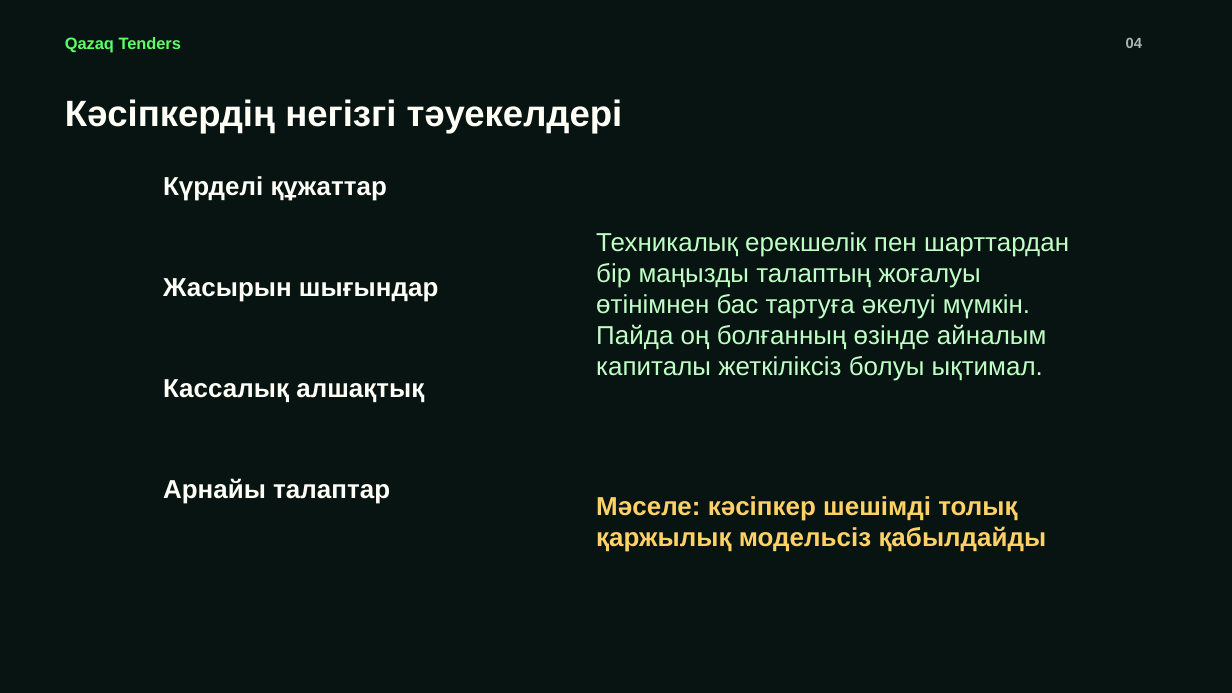
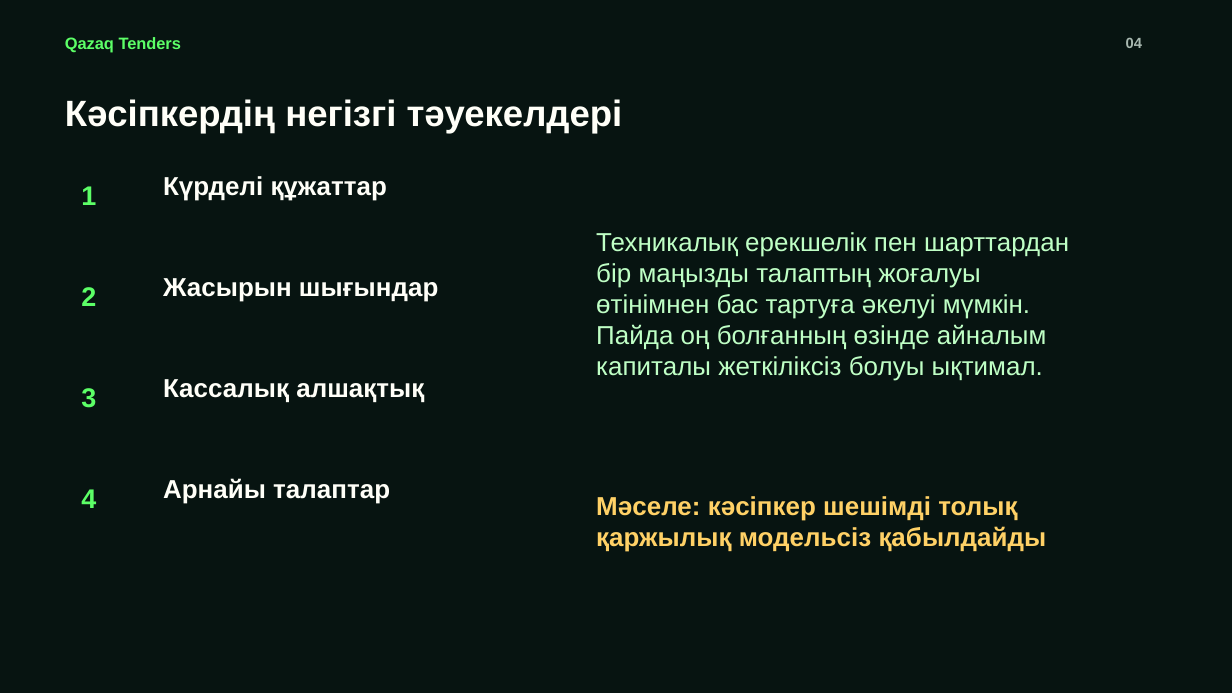
Before and after one commit to Asstryvenn/Qazaq-tenders, a slide deck: slide 4 of .codex-finalizer/qazaq-tenders-candidate.pptx. Drawn at 1232x693 pixels with LibreOffice and Linux fonts; fonts in the diff are those of the drawing. Boxes give left, top, right and bottom in pixels: in the first picture for what was removed or moved away, otherwise in the second. Text is boxed around its words. In the diff, an @@ line names an element or a change of style, - is before the commit and + after.

```diff
--- a/.codex-finalizer/qazaq-tenders-candidate.pptx
+++ b/.codex-finalizer/qazaq-tenders-candidate.pptx
@@ text added at box(81, 186, 96, 205), 21 pt, text #5CFF67, bold @@
+1
@@ text added at box(81, 287, 96, 306), 21 pt, text #5CFF67, bold @@
+2
@@ text added at box(81, 388, 96, 408), 21 pt, text #5CFF67, bold @@
+3
@@ text added at box(81, 489, 96, 508), 21 pt, text #5CFF67, bold @@
+4
```
Also in this commit, not shown: 3 other slides changed, 23 other files.
